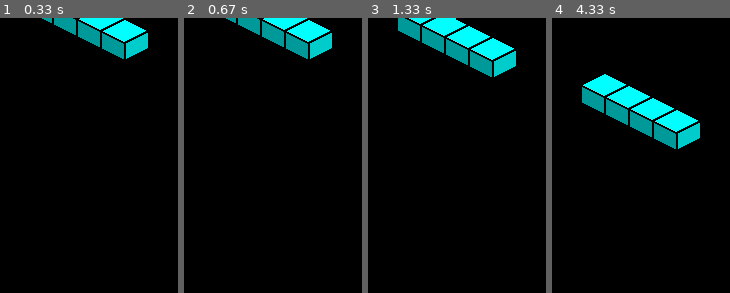
Above: before the commit, frames 1-4 (left to right).
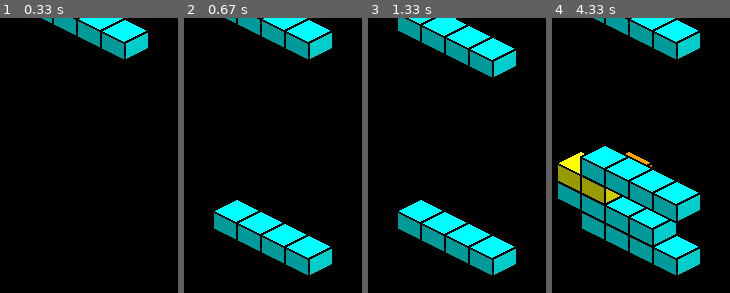
Above: after the commit, the same moments.

Repository: jedeth/tetris_pedago_python
Game: pygame game, started from tetris_3d.py
Same seed, same stepped clock (60 frames per second), same inputs: the game is played once before the commit and once after it.
Inputs:
- Up to frame 1 (0.33 s): no input
- Up to frame 2 (0.67 s): tap Space at 0.33 s
- Up to frame 3 (1.33 s): hold F 0.67-1.13 s; hold Right 0.67-1.13 s
- Up to frame 4 (4.33 s): hold Up 1.67-2.13 s; hold Left 2.67-3.2 s; hold Down 3.23-3.53 s; tap Space at 3.3, 3.63, 3.93, 4.07 s; hold Left 3.57-3.97 s; hold Up from 4 s (still down)

Frame 1 is identical in both runs. In frame 2, 7.4% of the frame differs, in the area x 16-84%, y 66-94%; in frame 3, 7.4%; in frame 4, 31%, in the area x 3-84%, y 0-94%.

Commit message:
Enhance game logic for piece movement and collision handling in 3D Tetris

Diff:
--- a/tetris_3d.py
+++ b/tetris_3d.py
@@ -172,33 +172,85 @@
     temps_actuel = pygame.time.get_ticks()
 
     # Obtenir la forme actuelle pour les vérifications et le dessin
-    # (sera important quand on ajoutera les rotations)
-    forme_actuelle_pour_logique = piece_actuelle_type_rotations[piece_actuelle_rotation_index]
-
-    # Gestion des événements
+    # S'assurer que piece_actuelle_type_rotations et piece_actuelle_rotation_index sont valides
+    if piece_actuelle_type_rotations: # Vérifier que la liste n'est pas vide
+        forme_actuelle_pour_logique = piece_actuelle_type_rotations[piece_actuelle_rotation_index]
+    else:
+        # Gérer le cas où la pièce n'est pas initialisée (ne devrait pas arriver après generer_nouvelle_piece_3d)
+        # Peut-être recréer une pièce ou gérer comme game_over
+        generer_nouvelle_piece_3d() # Tentative de récupération
+        if piece_actuelle_type_rotations:
+             forme_actuelle_pour_logique = piece_actuelle_type_rotations[piece_actuelle_rotation_index]
+        else:
+            print("Erreur critique : Impossible de définir la forme de la pièce.")
+            running = False # Quitter si on ne peut pas récupérer
+            continue # Passer au prochain tour de boucle (qui va quitter)
+
+
+    # --- Gestion des événements ---
     for event in pygame.event.get():
         if event.type == pygame.QUIT:
             running = False
-        if event.type == pygame.KEYDOWN:
+        if event.type == pygame.KEYDOWN: # Ce bloc est pour les actions du joueur
             if event.key == pygame.K_ESCAPE:
                 running = False
-            # TODO: Ajouter les contrôles du joueur ici (si pas game_over)
-
-    # --- Logique du Jeu ---
+
+            if not game_over: # Les contrôles du joueur ne fonctionnent que si le jeu n'est pas fini
+                # Récupérer la forme actuelle pour la logique de collision des mouvements du joueur
+                # (forme_actuelle_pour_logique est déjà définie en haut de la boucle while)
+
+                if event.key == pygame.K_LEFT: # ou K_a
+                    prochain_gx = piece_actuelle_gx - 1
+                    if not verifier_collision_3d(arene_3d_jeu, forme_actuelle_pour_logique,
+                                                 prochain_gx, piece_actuelle_gy, piece_actuelle_gz):
+                        piece_actuelle_gx = prochain_gx
+                elif event.key == pygame.K_RIGHT: # ou K_d
+                    prochain_gx = piece_actuelle_gx + 1
+                    if not verifier_collision_3d(arene_3d_jeu, forme_actuelle_pour_logique,
+                                                 prochain_gx, piece_actuelle_gy, piece_actuelle_gz):
+                        piece_actuelle_gx = prochain_gx
+                elif event.key == pygame.K_UP: # Déplacer "plus loin" / Y--
+                    prochain_gy = piece_actuelle_gy - 1
+                    if not verifier_collision_3d(arene_3d_jeu, forme_actuelle_pour_logique,
+                                                 piece_actuelle_gx, prochain_gy, piece_actuelle_gz):
+                        piece_actuelle_gy = prochain_gy
+                elif event.key == pygame.K_DOWN: # Déplacer "plus près" / Y++
+                    prochain_gy = piece_actuelle_gy + 1
+                    if not verifier_collision_3d(arene_3d_jeu, forme_actuelle_pour_logique,
+                                                 piece_actuelle_gx, prochain_gy, piece_actuelle_gz):
+                        piece_actuelle_gy = prochain_gy
+                elif event.key == pygame.K_f: # Soft drop (ou une autre touche comme K_s)
+                    prochain_gz_soft_drop = piece_actuelle_gz - 1
+                    if not verifier_collision_3d(arene_3d_jeu, forme_actuelle_pour_logique,
+                                                 piece_actuelle_gx, piece_actuelle_gy, prochain_gz_soft_drop):
+                        piece_actuelle_gz = prochain_gz_soft_drop
+                        temps_derniere_chute = temps_actuel # Accélère la prochaine chute naturelle
+                elif event.key == pygame.K_SPACE: # Hard drop
+                    while not verifier_collision_3d(arene_3d_jeu, forme_actuelle_pour_logique,
+                                                    piece_actuelle_gx, piece_actuelle_gy, piece_actuelle_gz - 1):
+                        piece_actuelle_gz -=1
+                    temps_derniere_chute = temps_actuel - vitesse_chute -1 # Force atterrissage immédiat
+                # elif event.key == pygame.K_r: # Pour la rotation future
+                #     print("Rotation (TODO)")
+
+
+    # --- Logique du Jeu (Gravité, Atterrissage, etc.) ---
+    # Ce bloc est maintenant correctement indenté au même niveau que la boucle for event
     if not game_over:
         if temps_actuel - temps_derniere_chute > vitesse_chute:
-            prochain_gz = piece_actuelle_gz - 1
-
+            prochain_gz = piece_actuelle_gz - 1 # Définition de prochain_gz pour la gravité
+
+            # La vérification de collision est MAINTENANT À L'INTÉRIEUR de ce if
             if not verifier_collision_3d(arene_3d_jeu, forme_actuelle_pour_logique,
                                          piece_actuelle_gx, piece_actuelle_gy, prochain_gz):
                 piece_actuelle_gz = prochain_gz
             else:
                 # La pièce atterrit !
                 print(f"Pièce {nom_piece_actuelle} atterrit à GZ={piece_actuelle_gz}")
-                for dx, dy, dz in forme_actuelle_pour_logique:
+                for dx, dy, dz_cube in forme_actuelle_pour_logique: # Renommé dz en dz_cube pour éviter confusion
                     ax = piece_actuelle_gx + dx
                     ay = piece_actuelle_gy + dy
-                    az = piece_actuelle_gz + dz
+                    az = piece_actuelle_gz + dz_cube # Utilise dz_cube ici
                     if 0 <= ax < LARGEUR_ARENE_3D and \
                        0 <= ay < PROFONDEUR_ARENE_3D and \
                        0 <= az < HAUTEUR_ARENE_3D:
@@ -209,22 +261,27 @@
                 generer_nouvelle_piece_3d() # Génère la suivante
 
                 # Vérifier Game Over pour la NOUVELLE pièce
-                forme_nouvelle_piece = piece_actuelle_type_rotations[piece_actuelle_rotation_index]
-                if verifier_collision_3d(arene_3d_jeu, forme_nouvelle_piece,
+                # S'assurer que la forme de la nouvelle pièce est bien récupérée
+                forme_nouvelle_piece_logique = piece_actuelle_type_rotations[piece_actuelle_rotation_index]
+                if verifier_collision_3d(arene_3d_jeu, forme_nouvelle_piece_logique,
                                          piece_actuelle_gx, piece_actuelle_gy, piece_actuelle_gz):
                     game_over = True
                     print("GAME OVER!")
 
-            temps_derniere_chute = temps_actuel
+            temps_derniere_chute = temps_actuel # Réinitialiser le timer de la gravité
 
     # --- Dessin ---
     ecran.fill(noir)
+    # dessiner_grille(ecran) # Optionnel, peut rendre l'affichage chargé en 3D
     dessiner_arene_3d_figee(ecran, arene_3d_jeu, couleurs_pieces)
 
-    if piece_actuelle_definition and not game_over: # Ne dessine la pièce active que si le jeu n'est pas fini
-        dessiner_piece_3d(ecran, forme_actuelle_pour_logique,
-                          piece_actuelle_gx, piece_actuelle_gy, piece_actuelle_gz,
-                          piece_actuelle_couleur)
+    if piece_actuelle_definition: # S'assurer qu'une pièce est définie
+        # Utiliser la forme actuelle pour le dessin (qui est à jour après une éventuelle rotation)
+        forme_a_dessiner = piece_actuelle_type_rotations[piece_actuelle_rotation_index] if piece_actuelle_type_rotations else []
+        if forme_a_dessiner and not game_over :
+            dessiner_piece_3d(ecran, forme_a_dessiner,
+                              piece_actuelle_gx, piece_actuelle_gy, piece_actuelle_gz,
+                              piece_actuelle_couleur)
 
     if game_over:
         font = pygame.font.Font(None, 74)
@@ -236,5 +293,4 @@
     horloge.tick(FPS)
 
 # --- Quitter Pygame ---
-pygame.quit()
-sys.exit()
+# ... (pygame.quit(), sys.exit())
